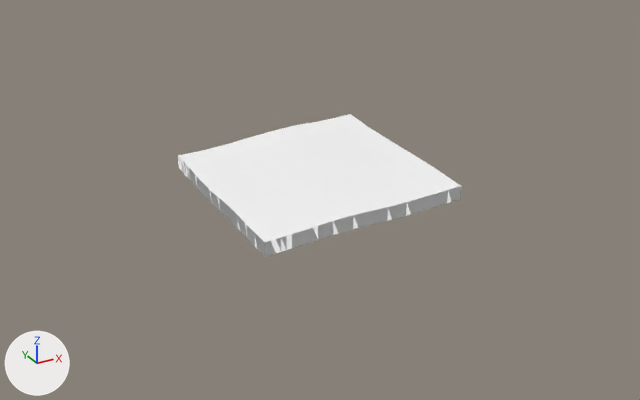
Renders of the glTF model public/tiles/1/4_4.glb from each side of a commit.
The view is the same before and after, from a 50 mm camera at (1341.0, -4087.0, 855.0) aimed at (2359.0, -2236.0, -70.0). Lighting does not change. The marker at lower left points along +X, +Y and +Z. The older version comes first. Where no turn or scale is listed for an object, it has been applied to the vertices.

The first picture shows 't1_4_4'.
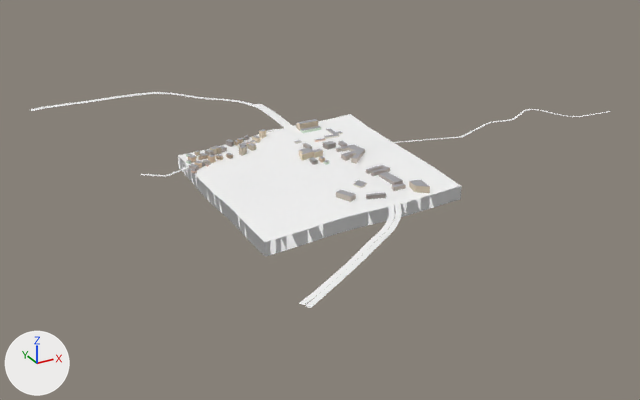
Where the newer file only moved an object's origin or applied its transform, the numbers keep the older frame.

The change, as a list of edits to the scene's bpy script:
```text
Add mat_far_road:
    mat_far_road = principled_material('far_road')
    mat_far_road.base_color = (1.0, 1.0, 1.0)  # white #ffffff
    mat_far_road.metallic = 1.0
    mat_far_road.roughness = 1.0
Add mat_far_building:
    mat_far_building = bpy.data.materials.new('far_building')
    mat_far_building.use_nodes = True; mat_far_building.node_tree.nodes.clear()
    _N = mat_far_building.node_tree.nodes; _L = mat_far_building.node_tree.links
    n0 = _N.new('ShaderNodeBsdfPrincipled'); n0.name = 'Principled BSDF'
    n0.inputs[1].default_value = 1.0  # 'Metallic'
    n0.inputs[2].default_value = 1.0  # 'Roughness'
    n1 = _N.new('ShaderNodeOutputMaterial'); n1.name = 'Material Output'
    n2 = _N.new('ShaderNodeVertexColor'); n2.name = 'Color Attribute'
    _L.new(n0.outputs[0], n1.inputs[0])  # 'BSDF' to 'Surface'
    _L.new(n2.outputs[0], n0.inputs[0])  # 'Color' to 'Base Color'
Change me_t1_4_4:
    used by ob_t1_4_4; location = (2304.0, -2304.0, 34.0)
    remove me_t1_4_4.from_pydata(...)  # 1841 vertices, 3520 faces; spans x -256.0..256.0, y -256.0..256.0, z -45.0..45.0
    add me_t1_4_4.from_pydata(...)  # 3654 vertices, 5492 faces; spans x -544.0..904.0, y -527.0..647.0, z -45.0..81.0
    me_t1_4_4 part 1: 1813 vertices added at x -544.0..904.0, y -527.0..647.0, z -20.0..81.0
    add me_t1_4_4.materials.append(mat_far_building)
    add me_t1_4_4.materials.append(mat_far_road)  # white #ffffff
```

Pixel boxes (x1, y1, x2, y2) of what changed, in the pictures (640 x 400 px):
't1_4_4', reshaped (105% wider, 52% taller)
    before: (178, 114, 461, 256)
    after: (30, 92, 610, 308)
part 1 of me_t1_4_4, added
    after: (30, 92, 610, 308)
